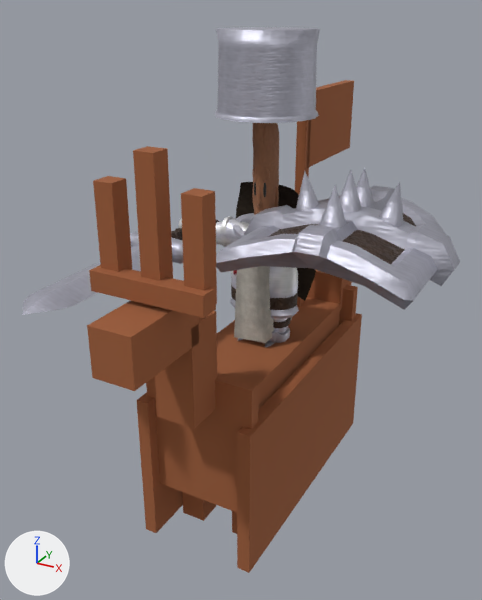
Before and after pictures for a commit that changed the glTF model csharp/Unciv.Godot/Packs/units/models/unit/Knight.glb.
Before and after are seen from a camera (50 mm lens) standing at (0.989, -1.968, 1.73) and looking at (-0.003, -0.164, 0.828). Every picture has the same lights, and +X, +Y and +Z are marked at lower left. The first picture is the older version. Where no turn or scale is listed for an object, it has been applied to the vertices. Vertices at exactly the same position are counted once.

In view in the first picture: '1H_Sword', 'HorseMesh', 'Knight_Cape', 'Spike_Shield', 'Warrior'.
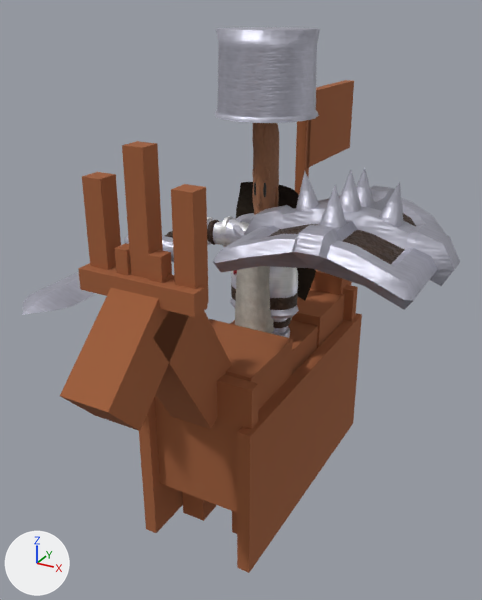
Pixel boxes [x1, y1, x2, y2] of what changed, in the pictures (482 x 600 px; the box of a moved part takes in the faces that stretch with it):
'HorseMesh', reshaped (10% wider): before [87, 80, 362, 573]; after [60, 80, 362, 573]
part 1 of me_horse, added (brown): after [209, 319, 293, 409]
part 2 of me_horse, added (brown): after [292, 289, 345, 348]
part 3 of me_horse, added (brown): after [148, 250, 172, 283]
part 4 of me_horse, added (brown): after [115, 243, 131, 275]
part 5 of me_horse, moved or reshaped: before [133, 146, 173, 281]; after [122, 141, 163, 279]
part 6 of me_horse, moved or reshaped: before [181, 188, 217, 304]; after [171, 184, 209, 304]
part 7 of me_horse, moved or reshaped: before [93, 176, 132, 272]; after [82, 172, 121, 270]
part 8 of me_horse, moved or reshaped: before [89, 265, 216, 318]; after [78, 263, 207, 317]
part 9 of me_horse, deleted (brown): before [155, 311, 217, 429]
part 10 of me_horse, built on: before [87, 301, 199, 391]; after [60, 273, 232, 431]

What changed in the scene script:
```text
Change me_horse:
    used by ob_horsemesh; location = (0.0, 0.0, 0.0)
    remove me_horse.from_pydata(...)  # 152 vertices, 228 faces; spans x -0.21..0.21, y -0.84..0.75, z 0.0..1.46
    add me_horse.from_pydata(...)  # 184 vertices, 276 faces; spans x -0.21..0.21, y -0.95..0.75, z 0.0..1.46
    me_horse part 1: a new loose piece, a box spanning x -0.17..0.17, y -0.41..-0.1, z 0.32..0.7, in mat_horse (brown #9e5d38)
    me_horse part 2: a new loose piece, a box spanning x -0.16..0.16, y 0.16..0.41, z 0.32..0.67, in mat_horse (brown #9e5d38)
    me_horse part 3: a new loose piece, a box spanning x 0.034..0.071, y -0.708..-0.663, z 1.032..1.167, in mat_horse (brown #9e5d38)
    me_horse part 4: a new loose piece, a box spanning x -0.071..-0.034, y -0.708..-0.663, z 1.032..1.167, in mat_horse (brown #9e5d38)
    me_horse part 5: the loose piece of 8 vertices spanning x -0.03..0.03, y -0.66..-0.6, z 1.05..1.41 is moved by (0.0, -0.04, 0.02)
    me_horse part 6: the loose piece of 8 vertices spanning x 0.1..0.17, y -0.66..-0.6, z 1.02..1.32 is moved by (0.0, -0.04, 0.02)
    me_horse part 7: the loose piece of 8 vertices spanning x -0.17..-0.1, y -0.66..-0.6, z 1.02..1.32 is moved by (0.0, -0.04, 0.02)
    me_horse part 8: the loose piece of 8 vertices spanning x -0.18..0.18, y -0.69..-0.63, z 1.02..1.08 is moved by (0.0, -0.04, 0.02)
    me_horse part 9: the loose piece of 8 vertices spanning x -0.07..0.07, y -0.58..-0.44, z 0.58..0.92 is deleted
    me_horse part 10
    8 vertices are removed from x -0.07..0.07, y -0.84..-0.54, z 0.86..1.0
    12 faces are deleted
    8 vertices are added at x -0.08, y -0.95..-0.33, z 0.54..1.12
    8 new vertices lie (0.16, 0.0, 0.0) away from vertices in x -0.08, y -0.95..-0.33, z 0.54..1.12
    24 new faces join them
    other edits to the shape of me_horse do not show in these pictures
```
